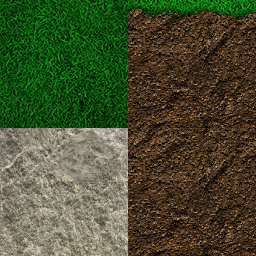
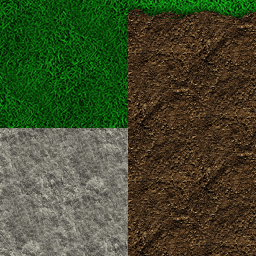
Comparing the layer stacks of the two 256x256 images. Changes:
painted on "DirtGrass" over (x1=128, y1=7, x2=256, y2=128)
painted on "Rock" over (x1=0, y1=128, x2=128, y2=256)
painted on "Dirt" over (x1=128, y1=128, x2=256, y2=256)
painted on "Grass" over (x1=0, y1=0, x2=128, y2=128)
